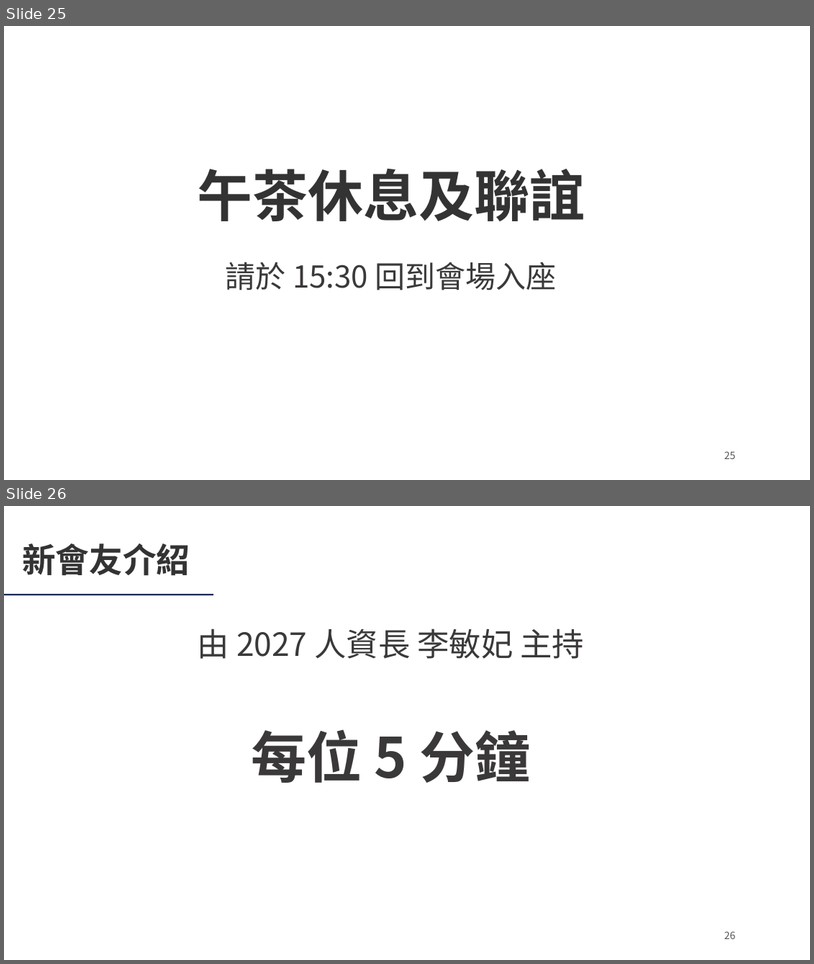
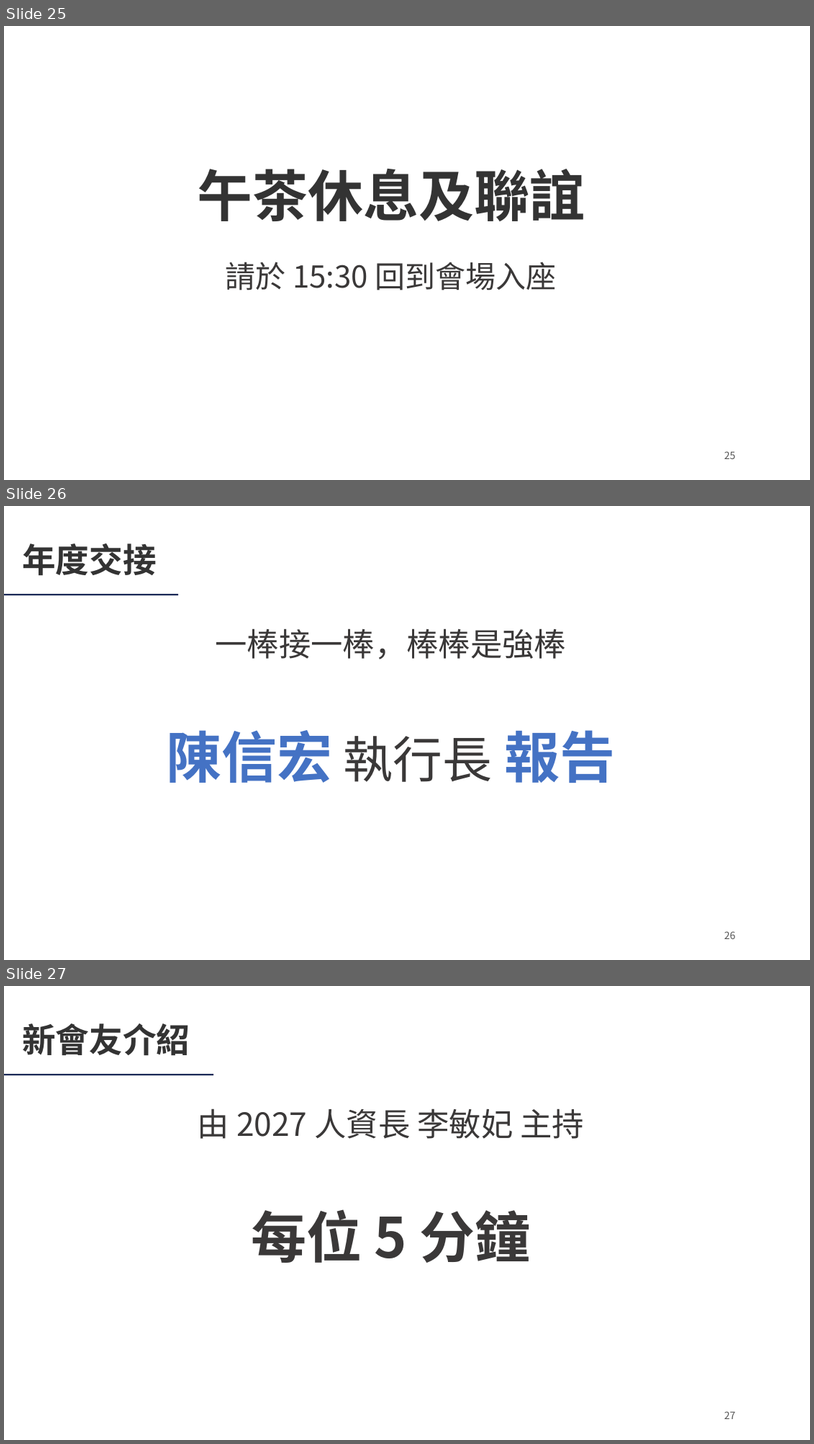
Before and after one commit to Ericliang680928/IAA, a slide deck: 20261204/agm/IAA會員大會簡報_20261204.pptx. Shown one above the other, each under a label of ours: slides 25 and 26 before the commit, slides 25, 26 and 27 after it. The pictures are 814x964 and 814x1444 pixels, drawn with LibreOffice and Linux fonts; fonts in the diff are those of the drawing; background and template pictures are left out. Boxes give left, top, right and bottom in pixels: in the first picture for what was removed or moved away, otherwise in the second. Text is boxed around its words. In the diff, an @@ line names an element or a change of style, - is before the commit and + after.

```diff
--- a/20261204/agm/IAA會員大會簡報_20261204.pptx
+++ b/20261204/agm/IAA會員大會簡報_20261204.pptx
@@ slide 26 added at [4, 506, 810, 960], background picture (left out) @@
@@ text added at [22, 543, 157, 576], 40 pt, text #333333, bold @@
+年度交接
@@ rectangle added at [4, 594, 178, 595], fill #192856 @@
@@ text added at [215, 628, 566, 659], 38 pt, text #3A3838 @@
+一棒接一棒，棒棒是強棒
@@ text added at [166, 730, 616, 782], 66 pt, text #4472C4, bold @@
+陳信宏 執行長 報告
@@ page number added at [725, 931, 736, 939], 12 pt, text #555555 @@
+26
@@ what was slide 26 is now slide 27 @@
@@ page number at [725, 1411, 736, 1419]: text changed @@
-26
+27
```
Also in this commit, not shown: 9 slides changed, 7 other files.
